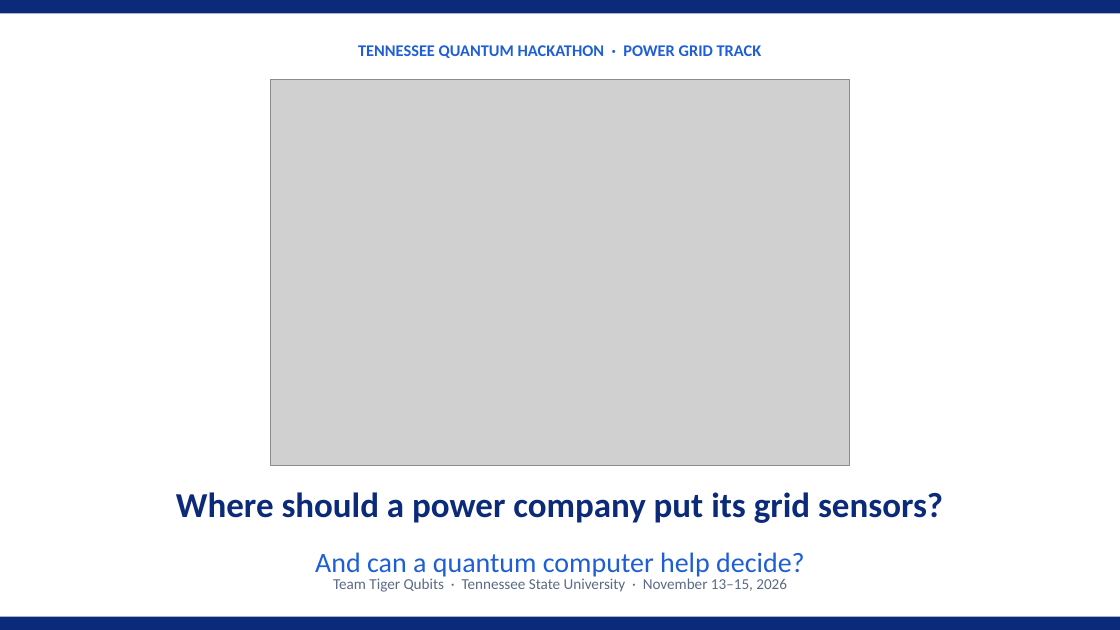
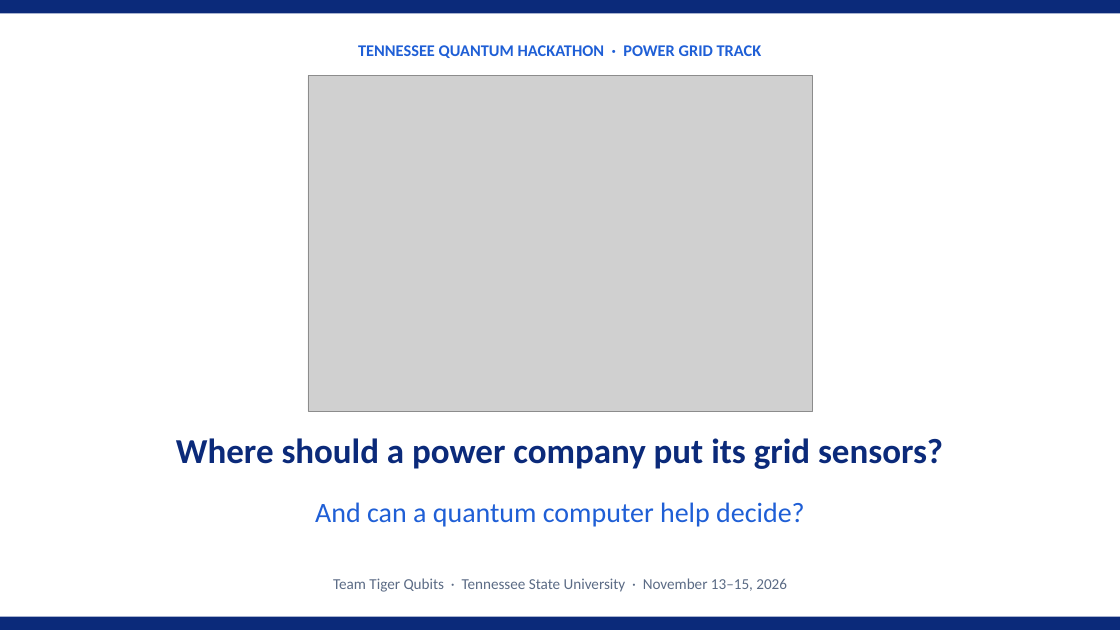
Before and after one commit to maalik313/pmu-placement-team, a slide deck: slide 1 of docs/deck/Tiger_Qubits_Pitch_v2.pptx. Drawn at 1120x630 pixels with LibreOffice and Linux fonts; fonts in the diff are those of the drawing; grey boxes stand for pictures. Boxes give left, top, right and bottom in pixels: in the first picture for what was removed or moved away, otherwise in the second. Text is boxed around its words. In the diff, an @@ line names an element or a change of style, - is before the commit and + after.

```diff
--- a/docs/deck/Tiger_Qubits_Pitch_v2.pptx
+++ b/docs/deck/Tiger_Qubits_Pitch_v2.pptx
@@ picture: place and size @@
-picture at [271, 80, 850, 466]
+picture at [308, 76, 812, 412]
@@ text "Where should a power company ...": place and size @@
-text "Where should a power company ..." at [176, 492, 943, 523]
+text "Where should a power company ..." at [176, 438, 943, 469]
@@ text "And can a quantum computer ...": place and size @@
-text "And can a quantum computer ..." at [315, 552, 804, 579]
+text "And can a quantum computer ..." at [315, 502, 804, 527]
```
Also in this commit, not shown: 1 other file.
